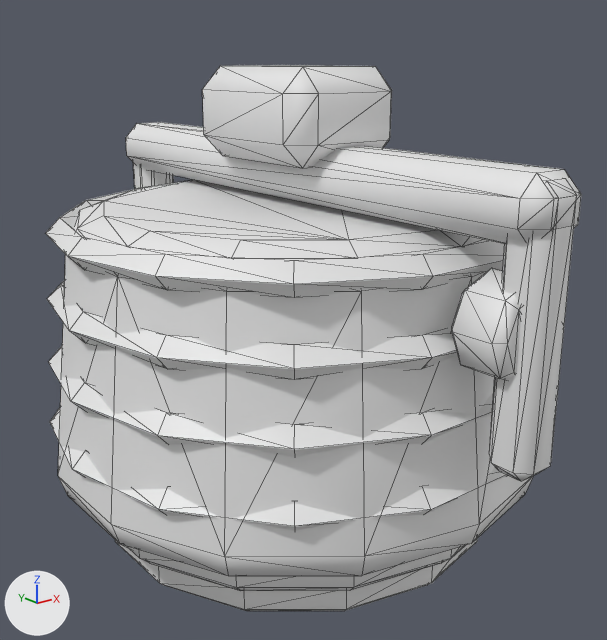
Before and after pictures for a commit that changed the FBX model Content/TheFinalTake/Meshes/Studio/Stage4/SM_Stage4_WorkLight.fbx.
Before and after are seen from a 50 mm lens placed at (-0.483, -0.615, 0.428), pointed at (-0.007, -0.019, 0.19). The lights are fixed; the arrows at lower left show +X, +Y and +Z. The first picture is the older version. Mesh edges are drawn as thin lines. Where no turn or scale is listed for an object, it has been applied to the vertices.

The older version as bpy lines, for what is in view:
```python
me_sm_stage4_worklight_001 = bpy.data.meshes.new('SM_Stage4_WorkLight.001')
me_sm_stage4_worklight_001.from_pydata(...)  # 580 vertices, 1124 faces; spans x -0.238..0.238, y -0.29..0.29, z -0.015..0.42
# faces by material slot: [1016, 108]
me_sm_stage4_worklight_001.materials.append(mat_m_ft_vertex)  # white #e7e7e7
me_sm_stage4_worklight_001.materials.append(mat_m_ft_vertexglow)  # white #e7e7e7
ob_sm_stage4_worklight = bpy.data.objects.new('SM_Stage4_WorkLight', me_sm_stage4_worklight_001)
ob_sm_stage4_worklight.location = (0.0, 0.0, 0.0)
```
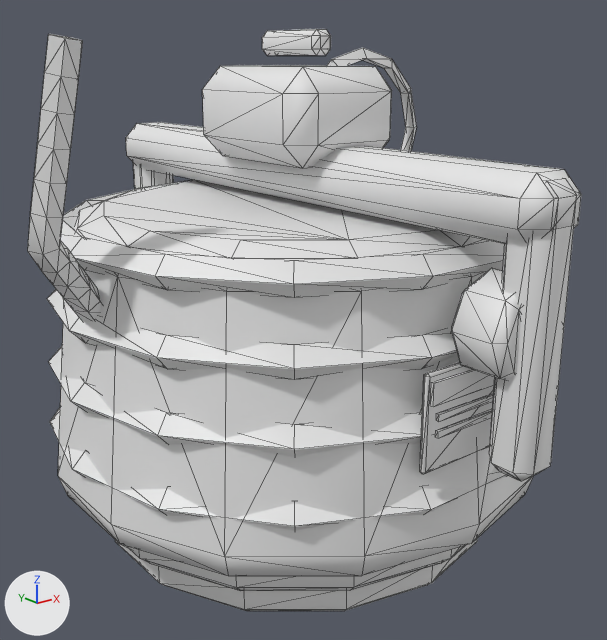
Boxes [x1, y1, x2, y2] around the edits, measured in the pictures (607 x 640 px):
```json
{"object": "SM_Stage4_WorkLight", "change": "reshaped", "before": [46, 65, 581, 611], "after": [28, 29, 581, 611], "on screen": "7% taller"}
{"part": 1, "of": "me_sm_stage4_worklight_001", "change": "added", "after": [431, 369, 495, 407]}
{"part": 2, "of": "me_sm_stage4_worklight_001", "change": "added", "after": [437, 393, 494, 422]}
{"part": 3, "of": "me_sm_stage4_worklight_001", "change": "added", "after": [436, 410, 492, 438]}
{"part": 4, "of": "me_sm_stage4_worklight_001", "change": "added", "after": [28, 34, 102, 321]}
{"part": 5, "of": "me_sm_stage4_worklight_001", "change": "added", "after": [327, 47, 417, 151]}
{"part": 6, "of": "me_sm_stage4_worklight_001", "change": "added", "after": [420, 362, 494, 474]}
{"part": 7, "of": "me_sm_stage4_worklight_001", "change": "added", "after": [262, 29, 331, 55]}
```

Edits to the scene script, one JSON object a line:
```json
{"block": "me_sm_stage4_worklight_001", "where": "# used by ob_sm_stage4_worklight; location = (0.0, 0.0, 0.0)"}
{"op": "remove", "block": "me_sm_stage4_worklight_001", "code": "me_sm_stage4_worklight_001.from_pydata(...)  # 580 vertices, 1124 faces; spans x -0.238..0.238, y -0.29..0.29, z -0.015..0.42"}
{"op": "add", "block": "me_sm_stage4_worklight_001", "code": "me_sm_stage4_worklight_001.from_pydata(...)  # 766 vertices, 1472 faces; spans x -0.272..0.238, y -0.29..0.29, z -0.015..0.451"}
{"block": "me_sm_stage4_worklight_001", "change": "me_sm_stage4_worklight_001 part 1: a new loose piece, a box spanning x -0.0556..0.0556, y -0.2314..-0.2286, z 0.1848..0.2032, in mat_m_ft_vertex (white #e7e7e7)"}
{"block": "me_sm_stage4_worklight_001", "change": "me_sm_stage4_worklight_001 part 2: a new loose piece, a box spanning x -0.0484..0.0484, y -0.2314..-0.2286, z 0.1712..0.1768, in mat_m_ft_vertex (white #e7e7e7)"}
{"block": "me_sm_stage4_worklight_001", "change": "me_sm_stage4_worklight_001 part 3: a new loose piece, a box spanning x -0.0484..0.0268, y -0.2314..-0.2286, z 0.1576..0.1632, in mat_m_ft_vertex (white #e7e7e7)"}
{"block": "me_sm_stage4_worklight_001", "change": "me_sm_stage4_worklight_001 part 4: a new loose piece of 78 vertices spanning x -0.272..-0.19, y -0.071..0.011, z 0.212..0.443, in mat_m_ft_vertex (white #e7e7e7)"}
{"block": "me_sm_stage4_worklight_001", "change": "me_sm_stage4_worklight_001 part 5: a new loose piece of 36 vertices spanning x 0.003..0.157, y -0.006..0.006, z 0.283..0.437, in mat_m_ft_vertex (white #e7e7e7)"}
{"block": "me_sm_stage4_worklight_001", "change": "me_sm_stage4_worklight_001 part 6: a new loose piece of 24 vertices spanning x -0.061..0.061, y -0.23..-0.223, z 0.129..0.211, in mat_m_ft_vertex (white #e7e7e7)"}
{"block": "me_sm_stage4_worklight_001", "change": "me_sm_stage4_worklight_001 part 7: a new loose piece of 24 vertices spanning x -0.011..0.011, y -0.041..0.041, z 0.429..0.451, in mat_m_ft_vertex (white #e7e7e7)"}
```
